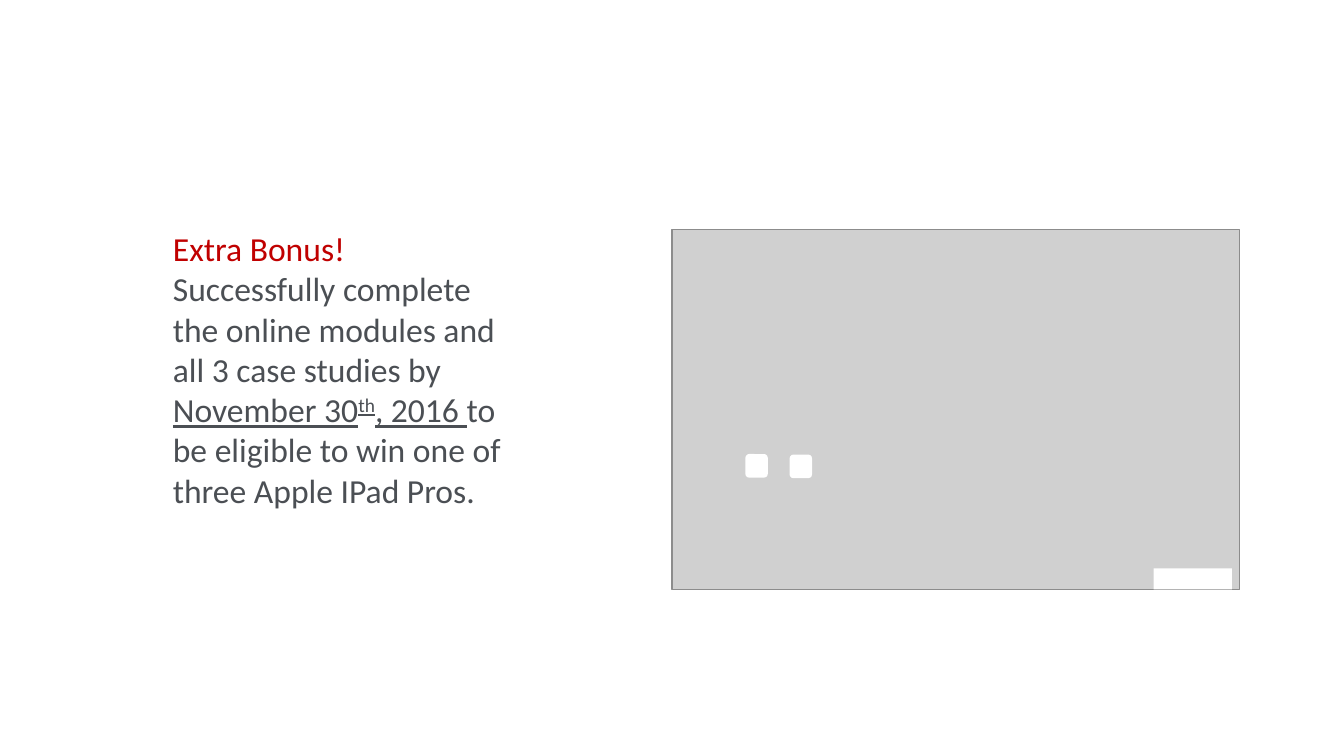
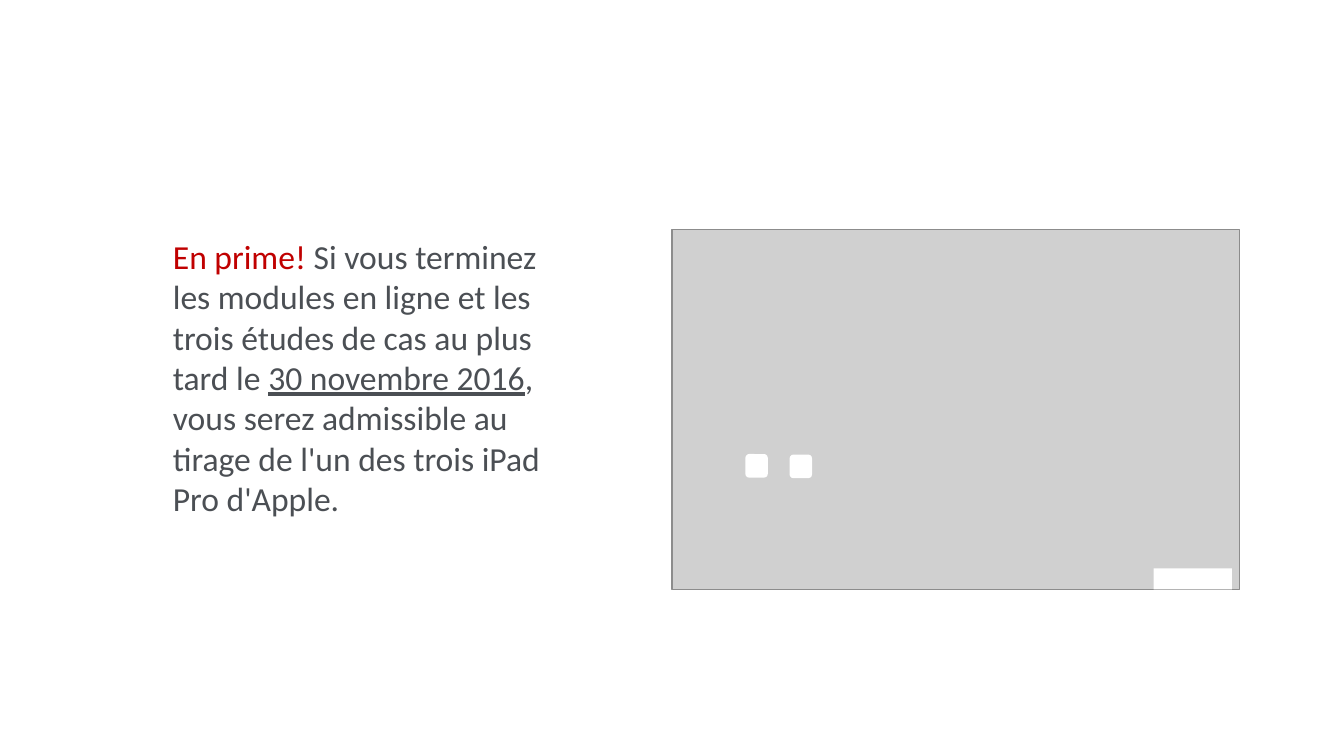
Before and after one commit to epjani/accs, a slide deck: slide 5 of files/poster_text2.pptx. Drawn at 1344x756 pixels with LibreOffice and Linux fonts; fonts in the diff are those of the drawing; grey boxes stand for pictures; background and template pictures are left out. Boxes give left, top, right and bottom in pixels: in the first picture for what was removed or moved away, otherwise in the second. Text is boxed around its words. In the diff, an @@ line names an element or a change of style, - is before the commit and + after.

```diff
--- a/files/poster_text2.pptx
+++ b/files/poster_text2.pptx
@@ text at (173,246,540,517): text changed @@
-Extra Bonus! Successfully complete the online modules and all 3 case studies by November 30th, 2016 to be eligible to win one of three Apple IPad Pros.
+En prime! Si vous terminez les modules en ligne et les trois études de cas au plus tard le 30 novembre 2016, vous serez admissible au tirage de l'un des trois iPad Pro d'Apple.
```
Also in this commit, not shown: 3 other slides changed, 2 slides added, 2 slides removed, 3 other files.
